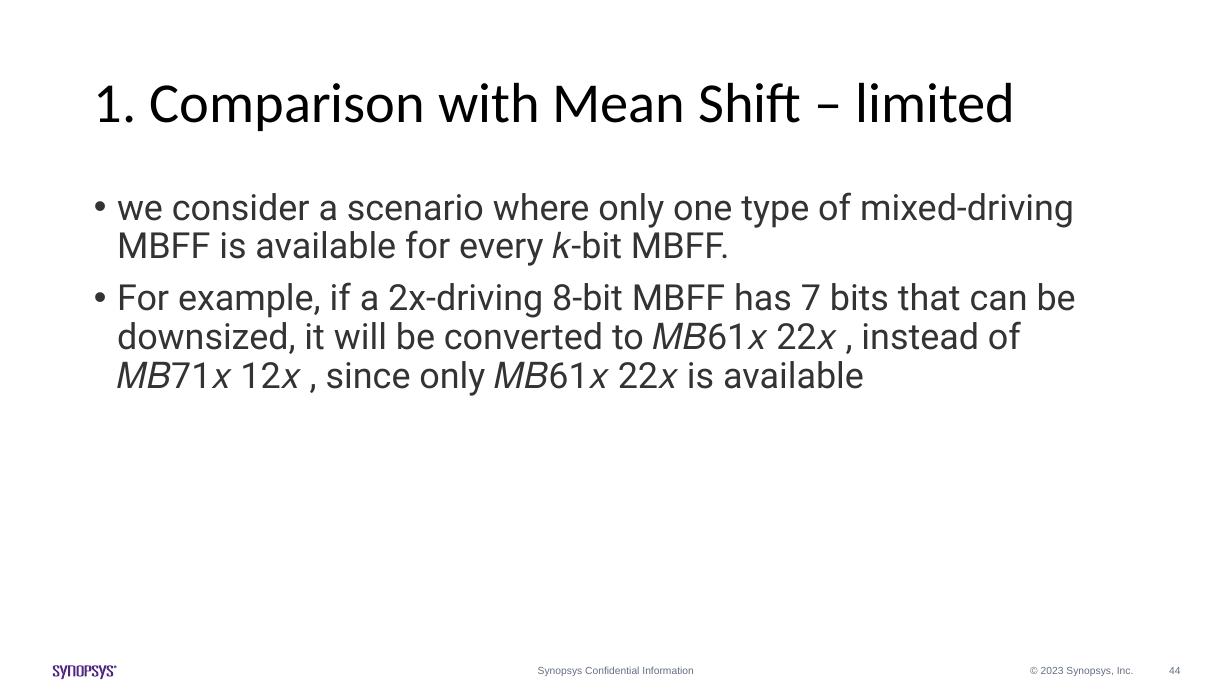
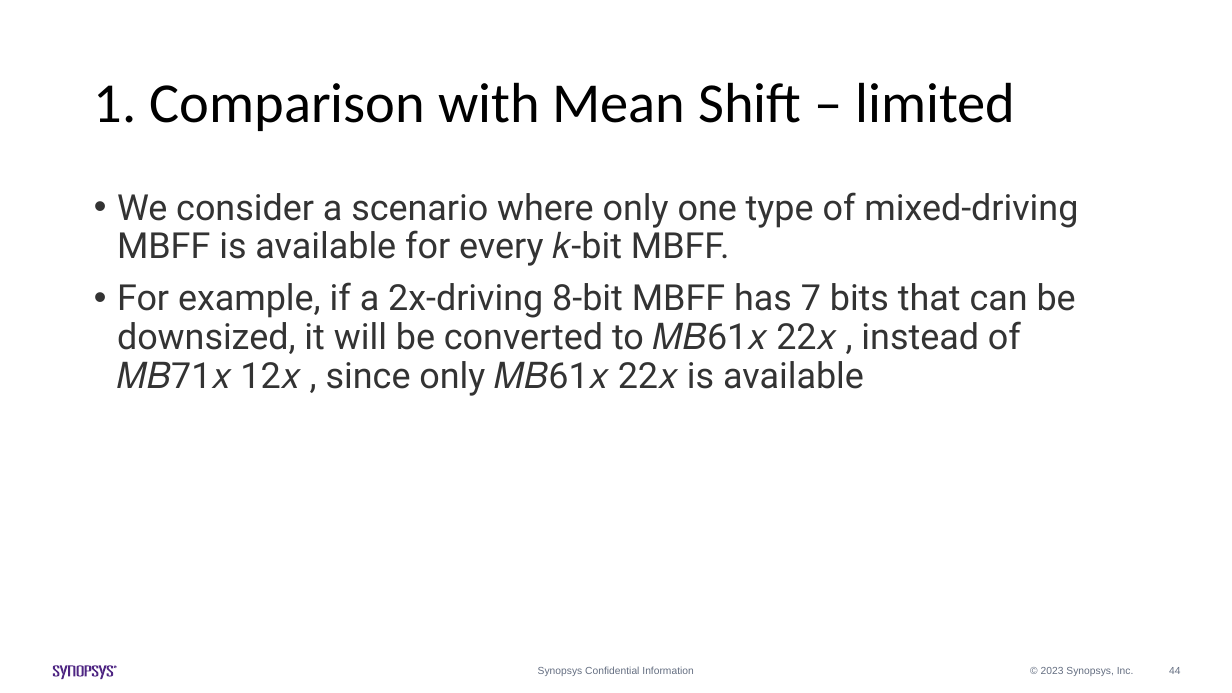
Before and after one commit to Pacific-Feng-Studuies/Studied-Papers, a slide deck: slide 45 of Synopsys Intern/Generation of Mixed-Driving Multi-Bit Flip-Flops for Power/Generation of Mixed-Driving Multi-Bit Flip-Flops for Power.pptx. Drawn at 1232x693 pixels with LibreOffice and Linux fonts; fonts in the diff are those of the drawing. Boxes give left, top, right and bottom in pixels: in the first picture for what was removed or moved away, otherwise in the second. Text is boxed around its words. In the diff, an @@ line names an element or a change of style, - is before the commit and + after.

Commit message:
2023/06/20

```diff
--- a/Synopsys Intern/Generation of Mixed-Driving Multi-Bit Flip-Flops for Power/Generation of Mixed-Driving Multi-Bit Flip-Flops for Power.pptx
+++ b/Synopsys Intern/Generation of Mixed-Driving Multi-Bit Flip-Flops for Power/Generation of Mixed-Driving Multi-Bit Flip-Flops for Power.pptx
@@ text at [117, 192, 1078, 266]: text changed @@
-• we consider a scenario where only one type of mixed-driving MBFF is available for every 𝑘-bit MBFF.
+• We consider a scenario where only one type of mixed-driving MBFF is available for every 𝑘-bit MBFF.
```
Also in this commit, not shown: 3 other slides changed.
